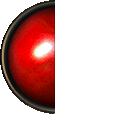
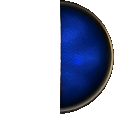
The second 114x114 image is a revision of the first. Changes to its layers:
hid "图层 5" over (0, 0, 55, 114)
showed "图层 6" over (60, 0, 114, 114)
